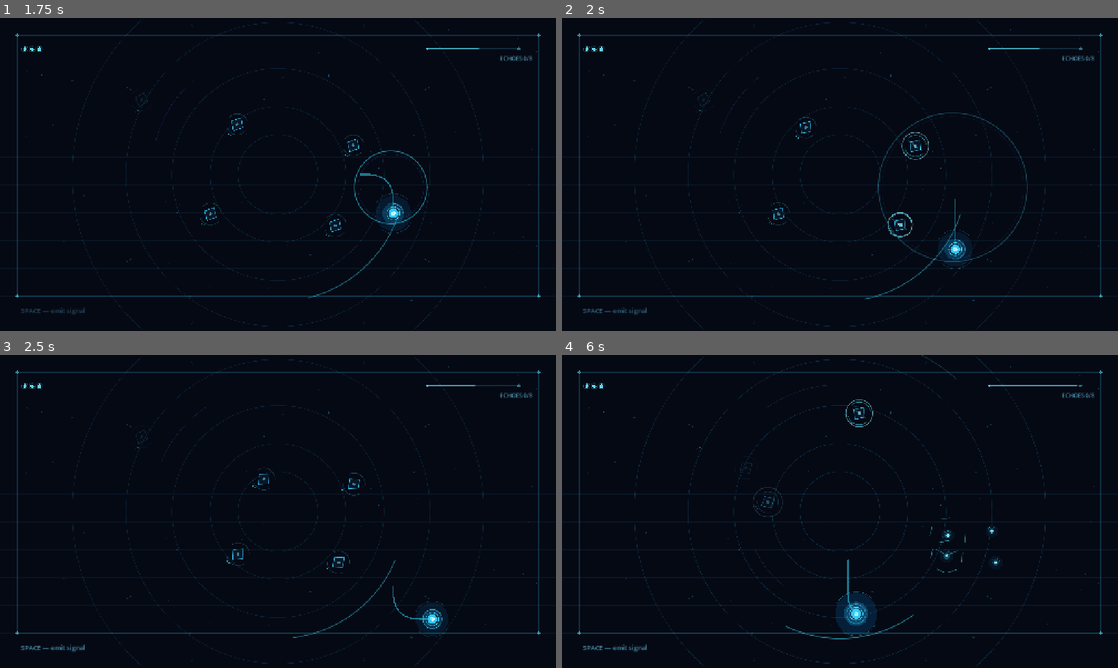
Above: before the commit, frames 1-4 (two rows, left to right).
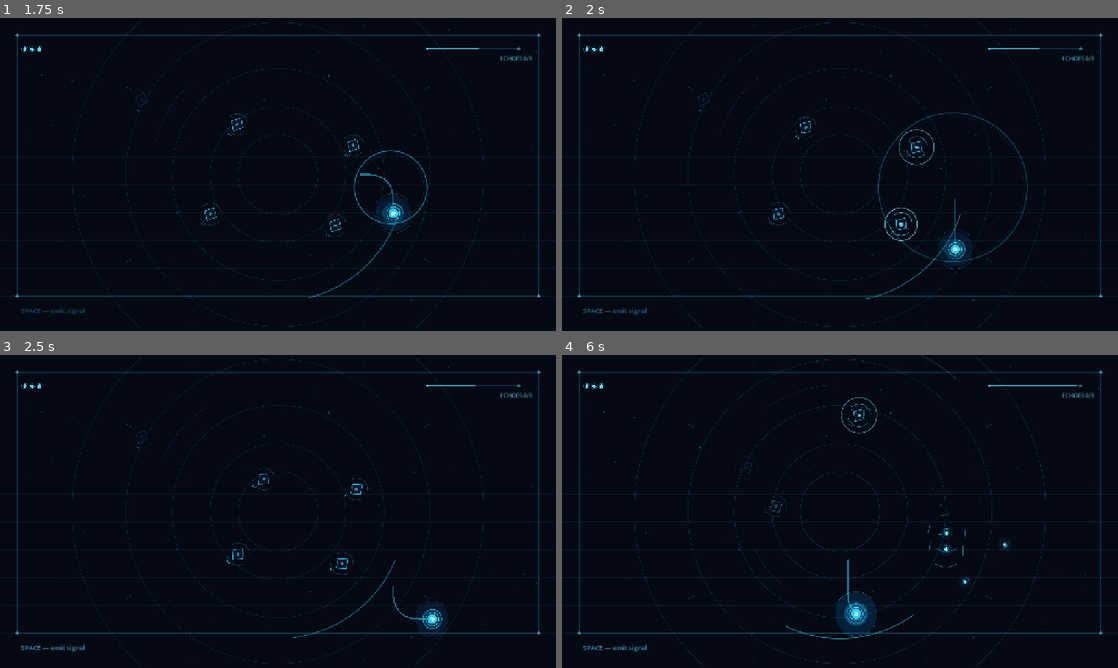
Above: after the commit, the same moments.

Repository: Gustavo-Wallace/hollow-signal
Game: Godot game, scene res://scenes/main.tscn
Same seed, same stepped clock (60 frames per second), same inputs: the game is played once before the commit and once after it.
Inputs:
- Up to frame 1 (1.75 s): tap Enter (ui_accept) at 0.5, 0.6, 0.77, 1.07, 1.52, 1.55 s; hold D (move_right) 0.53-1.28 s; hold S (move_down) from 1.28 s (still down); tap R at 1.35 s
- Up to frame 2 (2 s): keep holding S (move_down); tap Enter (ui_accept) at 1.82 s
- Up to frame 3 (2.5 s): release S (move_down) at 2.03 s; hold D (move_right) from 2.03 s (still down); tap Enter (ui_accept) at 2.1 s
- Up to frame 4 (6 s): release D (move_right) at 2.78 s; hold W (move_up) 2.78-3.53 s; tap R at 2.85, 4.35, 5.85 s; tap Enter (ui_accept) at 3.02, 3.05, 3.32, 3.6, 3.77, 4.07, 4.52, 4.55, 4.82, 5.1 s; hold A (move_left) 3.53-5.03 s; hold S (move_down) 5.03-5.78 s; hold D (move_right) from 5.78 s (still down)

Frame 1 is identical in both runs. In frame 2, 0.4% of the frame differs, in the area x 58-67%, y 35-72%; in frame 3, 0.2%; in frame 4, 0.5%, in the area x 34-81%, y 13-74%.

Commit message:
break stationary pulse defense

Diff:
--- a/project.godot
+++ b/project.godot
@@ -11,9 +11,9 @@
 [application]
 
 config/name="Hollow Signal"
+run/main_scene="res://scenes/main.tscn"
 config/features=PackedStringArray("4.7", "Forward Plus")
 config/icon="res://icon.svg"
-run/main_scene="res://scenes/main.tscn"
 
 [display]
 
@@ -22,25 +22,32 @@
 window/size/window_width_override=1280
 window/size/window_height_override=720
 window/stretch/mode="canvas_items"
-window/stretch/aspect="keep"
 
 [input]
 
 move_up={
 "deadzone": 0.5,
-"events": [Object(InputEventKey,"physical_keycode":87), Object(InputEventKey,"physical_keycode":4194320)]
+"events": [Object(InputEventKey,"resource_local_to_scene":false,"resource_name":"","device":16,"window_id":0,"alt_pressed":false,"shift_pressed":false,"ctrl_pressed":false,"meta_pressed":false,"pressed":false,"keycode":0,"physical_keycode":87,"key_label":0,"unicode":0,"location":0,"echo":false,"script":null)
+, Object(InputEventKey,"resource_local_to_scene":false,"resource_name":"","device":16,"window_id":0,"alt_pressed":false,"shift_pressed":false,"ctrl_pressed":false,"meta_pressed":false,"pressed":false,"keycode":0,"physical_keycode":4194320,"key_label":0,"unicode":0,"location":0,"echo":false,"script":null)
+]
 }
 move_down={
 "deadzone": 0.5,
-"events": [Object(InputEventKey,"physical_keycode":83), Object(InputEventKey,"physical_keycode":4194322)]
+"events": [Object(InputEventKey,"resource_local_to_scene":false,"resource_name":"","device":16,"window_id":0,"alt_pressed":false,"shift_pressed":false,"ctrl_pressed":false,"meta_pressed":false,"pressed":false,"keycode":0,"physical_keycode":83,"key_label":0,"unicode":0,"location":0,"echo":false,"script":null)
+, Object(InputEventKey,"resource_local_to_scene":false,"resource_name":"","device":16,"window_id":0,"alt_pressed":false,"shift_pressed":false,"ctrl_pressed":false,"meta_pressed":false,"pressed":false,"keycode":0,"physical_keycode":4194322,"key_label":0,"unicode":0,"location":0,"echo":false,"script":null)
+]
 }
 move_left={
 "deadzone": 0.5,
-"events": [Object(InputEventKey,"physical_keycode":65), Object(InputEventKey,"physical_keycode":4194319)]
+"events": [Object(InputEventKey,"resource_local_to_scene":false,"resource_name":"","device":16,"window_id":0,"alt_pressed":false,"shift_pressed":false,"ctrl_pressed":false,"meta_pressed":false,"pressed":false,"keycode":0,"physical_keycode":65,"key_label":0,"unicode":0,"location":0,"echo":false,"script":null)
+, Object(InputEventKey,"resource_local_to_scene":false,"resource_name":"","device":16,"window_id":0,"alt_pressed":false,"shift_pressed":false,"ctrl_pressed":false,"meta_pressed":false,"pressed":false,"keycode":0,"physical_keycode":4194319,"key_label":0,"unicode":0,"location":0,"echo":false,"script":null)
+]
 }
 move_right={
 "deadzone": 0.5,
-"events": [Object(InputEventKey,"physical_keycode":68), Object(InputEventKey,"physical_keycode":4194321)]
+"events": [Object(InputEventKey,"resource_local_to_scene":false,"resource_name":"","device":16,"window_id":0,"alt_pressed":false,"shift_pressed":false,"ctrl_pressed":false,"meta_pressed":false,"pressed":false,"keycode":0,"physical_keycode":68,"key_label":0,"unicode":0,"location":0,"echo":false,"script":null)
+, Object(InputEventKey,"resource_local_to_scene":false,"resource_name":"","device":16,"window_id":0,"alt_pressed":false,"shift_pressed":false,"ctrl_pressed":false,"meta_pressed":false,"pressed":false,"keycode":0,"physical_keycode":4194321,"key_label":0,"unicode":0,"location":0,"echo":false,"script":null)
+]
 }
 
 [physics]
--- a/scenes/main.tscn
+++ b/scenes/main.tscn
@@ -1,41 +1,21 @@
-[gd_scene load_steps=5 format=3]
+[gd_scene format=3 uid="uid://f5tad66xctaw"]
 
-[ext_resource type="Script" path="res://scripts/arena.gd" id="1_arena"]
-[ext_resource type="Script" path="res://scripts/player.gd" id="2_player"]
-[ext_resource type="Script" path="res://scripts/echo_wraith.gd" id="3_wraith"]
-[ext_resource type="Script" path="res://scripts/hud.gd" id="4_hud"]
+[ext_resource type="Script" uid="uid://jat360p57pet" path="res://scripts/arena.gd" id="1_arena"]
+[ext_resource type="Script" uid="uid://c27gv1nhk7hfe" path="res://scripts/player.gd" id="2_player"]
+[ext_resource type="Script" uid="uid://c2fcurf0sixrp" path="res://scripts/echo_wraith.gd" id="3_wraith"]
+[ext_resource type="Script" uid="uid://d4c3m53fny5ho" path="res://scripts/hud.gd" id="4_hud"]
 
-[node name="HollowSignal" type="Node2D"]
+[node name="HollowSignal" type="Node2D" unique_id=1353385711]
 script = ExtResource("1_arena")
 
-[node name="ArenaCamera" type="Camera2D" parent="."]
+[node name="ArenaCamera" type="Camera2D" parent="." unique_id=1833794020]
 position = Vector2(640, 360)
 
-[node name="Player" type="Node2D" parent="."]
+[node name="Player" type="Node2D" parent="." unique_id=1932255778]
 position = Vector2(640, 360)
 script = ExtResource("2_player")
 
-[node name="EchoWraithA" type="Node2D" parent="."]
-position = Vector2(530, 235)
-script = ExtResource("3_wraith")
-
-[node name="EchoWraithB" type="Node2D" parent="."]
-position = Vector2(822, 280)
-script = ExtResource("3_wraith")
-
-[node name="EchoWraithC" type="Node2D" parent="."]
-position = Vector2(772, 492)
-script = ExtResource("3_wraith")
-
-[node name="EchoWraithD" type="Node2D" parent="."]
-position = Vector2(465, 458)
-script = ExtResource("3_wraith")
-
-[node name="EchoWraithE" type="Node2D" parent="."]
-position = Vector2(326, 188)
-script = ExtResource("3_wraith")
-
-[node name="Trail" type="Line2D" parent="Player"]
+[node name="Trail" type="Line2D" parent="Player" unique_id=433068733]
 top_level = true
 width = 3.0
 default_color = Color(0.2, 0.86, 1, 0.32)
@@ -43,12 +23,32 @@
 end_cap_mode = 2
 antialiased = true
 
-[node name="Interface" type="CanvasLayer" parent="."]
+[node name="EchoWraithA" type="Node2D" parent="." unique_id=177810161]
+position = Vector2(530, 235)
+script = ExtResource("3_wraith")
 
-[node name="Hud" type="Node2D" parent="Interface"]
+[node name="EchoWraithB" type="Node2D" parent="." unique_id=1087656890]
+position = Vector2(822, 280)
+script = ExtResource("3_wraith")
+
+[node name="EchoWraithC" type="Node2D" parent="." unique_id=2019259549]
+position = Vector2(772, 492)
+script = ExtResource("3_wraith")
+
+[node name="EchoWraithD" type="Node2D" parent="." unique_id=1927646632]
+position = Vector2(465, 458)
+script = ExtResource("3_wraith")
+
+[node name="EchoWraithE" type="Node2D" parent="." unique_id=1640493851]
+position = Vector2(326, 188)
+script = ExtResource("3_wraith")
+
+[node name="Interface" type="CanvasLayer" parent="." unique_id=1408991666]
+
+[node name="Hud" type="Node2D" parent="Interface" unique_id=293533059]
 script = ExtResource("4_hud")
 
-[node name="SignalHint" type="Label" parent="Interface"]
+[node name="SignalHint" type="Label" parent="Interface" unique_id=63173352]
 offset_left = 48.0
 offset_top = 662.0
 offset_right = 330.0
@@ -60,7 +60,7 @@
 theme_override_font_sizes/font_size = 15
 text = "SPACE — emit signal"
 
-[node name="EchoCounter" type="Label" parent="Interface"]
+[node name="EchoCounter" type="Label" parent="Interface" unique_id=622364376]
 offset_left = 984.0
 offset_top = 84.0
 offset_right = 1225.0
@@ -70,7 +70,17 @@
 text = "ECHOES 0/8"
 horizontal_alignment = 2
 
-[node name="GameOver" type="Control" parent="Interface"]
+[node name="TraceLock" type="Label" parent="Interface" unique_id=863802532]
+visible = false
+offset_top = 112.0
+offset_right = 1280.0
+offset_bottom = 136.0
+theme_override_colors/font_color = Color(0.48, 0.87, 1, 0.72)
+theme_override_font_sizes/font_size = 13
+text = "TRACE LOCK"
+horizontal_alignment = 1
+
+[node name="GameOver" type="Control" parent="Interface" unique_id=122623286]
 visible = false
 layout_mode = 3
 anchors_preset = 0
@@ -78,7 +88,7 @@
 offset_bottom = 720.0
 mouse_filter = 2
 
-[node name="Title" type="Label" parent="Interface/GameOver"]
+[node name="Title" type="Label" parent="Interface/GameOver" unique_id=1184616156]
 layout_mode = 0
 offset_top = 290.0
 offset_right = 1280.0
@@ -91,7 +101,7 @@
 text = "SIGNAL LOST"
 horizontal_alignment = 1
 
-[node name="RestartHint" type="Label" parent="Interface/GameOver"]
+[node name="RestartHint" type="Label" parent="Interface/GameOver" unique_id=1005368929]
 layout_mode = 0
 offset_top = 343.0
 offset_right = 1280.0
--- a/scripts/arena.gd
+++ b/scripts/arena.gd
@@ -18,6 +18,9 @@
 var echoes_collected := 0
 var spawn_timer := 3.2
 var elapsed_time := 0.0
+var trace_lock := false
+var trace_position := Vector2.ZERO
+var trace_dash_timer := 0.0
 @onready var arena_camera: Camera2D = $ArenaCamera
 
 
@@ -34,6 +37,7 @@
 	if run_state == RunState.PLAYING:
 		elapsed_time += delta
 		_update_threat_spawner(delta)
+		_update_trace_lock(delta)
 	_update_camera_shake(delta)
 	_update_final_echo_pulse()
 	queue_redraw()
@@ -65,10 +69,53 @@
 	return is_playing() and ECHO_TARGET - echoes_collected <= 2
 
 
+func activate_trace_lock(origin: Vector2) -> void:
+	if not is_playing() or trace_lock:
+		return
+	trace_lock = true
+	trace_position = origin
+	trace_dash_timer = 0.38
+	$Interface/TraceLock.visible = true
+
+
+func clear_trace_lock() -> void:
+	trace_lock = false
+	trace_dash_timer = 0.0
+	$Interface/TraceLock.visible = false
+
+
+func _update_trace_lock(delta: float) -> void:
+	if not trace_lock:
+		return
+	var player := get_tree().get_first_node_in_group("signal_player") as Node2D
+	if player:
+		trace_position = player.global_position
+	trace_dash_timer -= delta
+	if trace_dash_timer <= 0.0:
+		_request_trace_dashes()
+		trace_dash_timer = 1.7
+
+
+func _request_trace_dashes() -> void:
+	var player := get_tree().get_first_node_in_group("signal_player") as Node2D
+	if player == null:
+		return
+	var candidates := get_tree().get_nodes_in_group("echo_wraith")
+	candidates.shuffle()
+	var started := 0
+	for wraith in candidates:
+		if wraith is Node2D and wraith.global_position.distance_to(player.global_position) >= 125.0 and wraith.has_method("begin_trace_dash"):
+			wraith.call("begin_trace_dash", player.global_position)
+			started += 1
+			if started >= 2:
+				break
+
+
 func player_destroyed() -> void:
 	if run_state != RunState.PLAYING:
 		return
 	run_state = RunState.LOST
+	clear_trace_lock()
 	$Interface/GameOver/Title.text = "SIGNAL LOST"
 	$Interface/GameOver/RestartHint.text = "Press R to restart"
 	$Interface/GameOver.visible = true
@@ -102,6 +149,7 @@
 
 func _stabilize_core() -> void:
 	run_state = RunState.STABILIZED
+	clear_trace_lock()
 	$Interface/GameOver/Title.text = "CORE STABILIZED"
 	$Interface/GameOver/RestartHint.text = "Press R to run again"
 	$Interface/GameOver.visible = true
@@ -201,7 +249,18 @@
 	_draw_grid()
 	_draw_machine_rings()
 	_draw_stars()
+	_draw_trace_lock()
 	_draw_frame()
+
+
+func _draw_trace_lock() -> void:
+	if not trace_lock:
+		return
+	var pulse := 0.55 + sin(drift * 5.0) * 0.2
+	draw_arc(trace_position, 46.0 + pulse * 10.0, 0.0, TAU, 48, Color(0.36, 0.9, 1.0, pulse * 0.4), 1.0, true)
+	for angle in [0.0, TAU / 3.0, TAU * 2.0 / 3.0]:
+		var direction := Vector2.RIGHT.rotated(angle + drift * 0.22)
+		draw_line(trace_position + direction * 118.0, trace_position + direction * 60.0, Color(0.36, 0.9, 1.0, pulse * 0.48), 1.2, true)
 
 
 func _draw_grid() -> void:
--- a/scripts/echo_shard.gd
+++ b/scripts/echo_shard.gd
@@ -2,10 +2,13 @@
 
 const COLLECTION_RADIUS := 28.0
 const COLLECTION_DURATION := 0.38
+const LIFETIME := 13.0
+const INSTABILITY_DURATION := 3.0
 
 var phase := 0.0
 var collected := false
 var collection_time := 0.0
+var lifetime := 0.0
 
 
 func _ready() -> void:
@@ -21,6 +24,10 @@
 		queue_redraw()
 		if collection_time >= COLLECTION_DURATION:
 			queue_free()
+		return
+	lifetime += delta
+	if lifetime >= LIFETIME:
+		queue_free()
 		return
 	phase += delta * 2.2
 	var player := get_tree().get_first_node_in_group("signal_player") as Node2D
@@ -43,11 +50,14 @@
 		return
 	var bob := sin(phase) * 2.0
 	var pulse := 0.7 + sin(phase * 1.7) * 0.3
-	draw_circle(Vector2(0, bob), 13.0 + pulse * 3.0, Color(0.12, 0.72, 1.0, 0.065))
-	draw_circle(Vector2(0, bob), 6.0 + pulse * 1.2, Color(0.25, 0.85, 1.0, 0.22))
+	var instability := clampf((lifetime - (LIFETIME - INSTABILITY_DURATION)) / INSTABILITY_DURATION, 0.0, 1.0)
+	var flicker := 1.0 if instability <= 0.0 else 0.38 + absf(sin(Time.get_ticks_msec() * 0.018)) * 0.62
+	var alpha := (1.0 - instability * 0.5) * flicker
+	draw_circle(Vector2(0, bob), 13.0 + pulse * 3.0, Color(0.12, 0.72, 1.0, 0.065 * alpha))
+	draw_circle(Vector2(0, bob), 6.0 + pulse * 1.2, Color(0.25, 0.85, 1.0, 0.22 * alpha))
 	var diamond := PackedVector2Array([Vector2(0, bob - 5), Vector2(4, bob), Vector2(0, bob + 5), Vector2(-4, bob)])
-	draw_colored_polygon(diamond, Color(0.55, 0.96, 1.0, 0.94))
-	draw_arc(Vector2(0, bob), 10.0, phase, phase + 1.65, 18, Color(0.34, 0.9, 1.0, 0.48), 1.0, true)
+	draw_colored_polygon(diamond, Color(0.55, 0.96, 1.0, 0.94 * alpha))
+	draw_arc(Vector2(0, bob), 10.0, phase, phase + 1.65, 18, Color(0.34, 0.9, 1.0, 0.48 * alpha), 1.0, true)
 
 
 func _draw_collection_echo() -> void:
--- a/scripts/echo_wraith.gd
+++ b/scripts/echo_wraith.gd
@@ -6,7 +6,14 @@
 const ALERT_DURATION := 2.0
 const DEATH_DURATION := 0.52
 const STAGGER_DURATION := 0.4
+const RESISTANCE_HOLD := 1.35
+const DASH_CHARGE_DURATION := 0.34
+const DASH_DURATION := 0.52
+const DASH_RECOVERY_DURATION := 0.38
+const DASH_SPEED := 485.0
 const ARENA_BOUNDS := Rect2(64.0, 64.0, 1152.0, 552.0)
+
+enum DashState { NONE, CHARGING, DASHING, RECOVERING }
 
 var health := 3
 var velocity := Vector2.ZERO
@@ -21,6 +28,12 @@
 var emergence := 1.0
 var stagger_time := 0.0
 var stagger_flash := 0.0
+var stagger_brake := 0.0
+var pulse_resistance := 0.0
+var resistance_hold := 0.0
+var dash_state := DashState.NONE
+var dash_timer := 0.0
+var dash_direction := Vector2.RIGHT
 
 
 func _ready() -> void:
@@ -43,6 +56,9 @@
 	flash_amount = maxf(0.0, flash_amount - delta * 3.8)
 	stagger_time = maxf(0.0, stagger_time - delta)
 	stagger_flash = maxf(0.0, stagger_flash - delta * 2.7)
+	resistance_hold = maxf(0.0, resistance_hold - delta)
+	if resistance_hold <= 0.0:
+		pulse_resistance = move_toward(pulse_resistance, 0.0, delta * 0.8)
 	emergence = move_toward(emergence, 1.0, delta * 2.2)
 	var target_reveal := 1.0 if reveal_time > 0.0 else 0.08
 	reveal_amount = move_toward(reveal_amount, target_reveal, delta * 1.45)
@@ -56,8 +72,11 @@
 	if player and player.has_method("get_exposure"):
 		player_exposure = float(player.call("get_exposure"))
 	var progress_pressure: float = float(get_parent().get_progress_ratio())
+	if _process_trace_dash(delta):
+		_try_damage_player(player)
+		return
 	if stagger_time > 0.0:
-		velocity = velocity.move_toward(Vector2.ZERO, delta * 520.0)
+		velocity = velocity.move_toward(Vector2.ZERO, delta * 520.0 * stagger_brake)
 	else:
 		var has_target := false
 		if player:
@@ -73,8 +92,36 @@
 			velocity = velocity.move_toward(Vector2.ZERO, delta * 52.0)
 	global_position += velocity * delta
 	global_position = global_position.clamp(ARENA_BOUNDS.position, ARENA_BOUNDS.end)
+	_try_damage_player(player)
+
+
+func _try_damage_player(player: Node2D) -> void:
 	if player and global_position.distance_to(player.global_position) <= 27.0:
 		player.call("take_damage", global_position)
+
+
+func _process_trace_dash(delta: float) -> bool:
+	if dash_state == DashState.NONE:
+		return false
+	dash_timer -= delta
+	if dash_state == DashState.CHARGING:
+		velocity = velocity.move_toward(Vector2.ZERO, delta * 760.0)
+		if dash_timer <= 0.0:
+			dash_state = DashState.DASHING
+			dash_timer = DASH_DURATION
+			velocity = dash_direction * DASH_SPEED
+	elif dash_state == DashState.DASHING:
+		velocity = velocity.move_toward(dash_direction * DASH_SPEED, delta * 920.0)
+		if dash_timer <= 0.0:
+			dash_state = DashState.RECOVERING
+			dash_timer = DASH_RECOVERY_DURATION
+	elif dash_state == DashState.RECOVERING:
+		velocity = velocity.move_toward(Vector2.ZERO, delta * 190.0)
+		if dash_timer <= 0.0:
+			dash_state = DashState.NONE
+	global_position += velocity * delta
+	global_position = global_position.clamp(ARENA_BOUNDS.position, ARENA_BOUNDS.end)
+	return true
 
 
 func receive_signal_pulse(origin: Vector2, force: float, damage: int) -> void:
@@ -88,12 +135,23 @@
 	var player_exposure := float(player.call("get_exposure")) if player else 0.0
 	var progress_pressure: float = float(get_parent().get_progress_ratio())
 	var panic_bonus := 0.75 if get_parent().is_machine_panic() else 0.0
+	var exposure_control := 1.0
+	if player_exposure >= 0.67:
+		exposure_control = 0.45
+	elif player_exposure >= 0.34:
+		exposure_control = 0.72
+	var resistance_control := maxf(0.18, 1.0 - pulse_resistance * 0.74)
+	var dash_control := 0.14 if dash_state == DashState.DASHING else 1.0
+	var control_factor := exposure_control * resistance_control * dash_control
 	reveal_time = maxf(reveal_time, REVEAL_DURATION + player_exposure * 0.8)
 	alert_time = maxf(alert_time, lerpf(ALERT_DURATION, 4.1, player_exposure) + progress_pressure * 0.65 + panic_bonus)
 	flash_amount = 1.0
-	stagger_time = STAGGER_DURATION
+	stagger_time = maxf(stagger_time, STAGGER_DURATION * control_factor)
 	stagger_flash = 1.0
-	velocity = velocity * 0.28 + push_direction * force
+	stagger_brake = control_factor
+	velocity = velocity * lerpf(0.82, 0.28, control_factor) + push_direction * force * control_factor
+	pulse_resistance = minf(1.0, pulse_resistance + 0.45)
+	resistance_hold = RESISTANCE_HOLD
 	health -= damage
 	if health <= 0:
 		_begin_death()
@@ -103,6 +161,19 @@
 func begin_emergence() -> void:
 	emergence = 0.0
 	reveal_amount = 0.02
+	queue_redraw()
+
+
+func begin_trace_dash(target: Vector2) -> void:
+	if dying or dash_state != DashState.NONE or global_position.distance_to(target) < 125.0:
+		return
+	dash_direction = global_position.direction_to(target)
+	if dash_direction == Vector2.ZERO:
+		return
+	dash_state = DashState.CHARGING
+	dash_timer = DASH_CHARGE_DURATION
+	flash_amount = 1.0
+	reveal_time = maxf(reveal_time, 1.1)
 	queue_redraw()
 
 
@@ -153,6 +224,14 @@
 		var stagger_alpha := stagger_flash * alpha
 		draw_arc(Vector2.ZERO, 25.0 + stagger_progress * 18.0, 0.0, TAU, 36, Color(0.58, 0.96, 1.0, stagger_alpha), 1.6, true)
 		draw_line(Vector2(-21.0, 0), Vector2(21.0, 0), Color(0.55, 0.94, 1.0, stagger_alpha * 0.62), 1.0, true)
+	if dash_state == DashState.CHARGING:
+		var local_dash := Vector2.RIGHT.rotated(dash_direction.angle() - global_rotation)
+		var charge_pulse := 0.45 + sin(Time.get_ticks_msec() * 0.02) * 0.25
+		draw_line(Vector2.ZERO, local_dash * 62.0, Color(0.6, 0.96, 1.0, alpha * charge_pulse), 2.0, true)
+		draw_arc(Vector2.ZERO, 20.0 + charge_pulse * 8.0, 0.0, TAU, 32, Color(0.58, 0.95, 1.0, alpha * charge_pulse), 1.4, true)
+	if dash_state == DashState.DASHING:
+		var local_trail := Vector2.RIGHT.rotated(dash_direction.angle() - global_rotation + PI)
+		draw_line(Vector2.ZERO, local_trail * 36.0, Color(0.45, 0.92, 1.0, alpha * 0.7), 2.0, true)
 	if emergence < 1.0:
 		draw_line(Vector2(0, -42.0 * (1.0 - emergence)), Vector2.ZERO, Color(0.25, 0.85, 1.0, (1.0 - emergence) * 0.55), 1.0, true)
 	if reveal_amount > 0.2:
--- a/scripts/player.gd
+++ b/scripts/player.gd
@@ -8,6 +8,8 @@
 const INVULNERABILITY_DURATION := 1.0
 const EXPOSURE_PER_PULSE := 0.31
 const EXPOSURE_DECAY := 0.05
+const TRACE_MOVE_THRESHOLD := 72.0
+const TRACE_WINDOW := 2.4
 const ARENA_BOUNDS := Rect2(62.0, 62.0, 1156.0, 556.0)
 
 var velocity := Vector2.ZERO
@@ -18,6 +20,10 @@
 var exposure := 0.0
 var damage_flash := 0.0
 var destroyed := false
+var trace_anchor := Vector2.ZERO
+var trace_time := 0.0
+var trace_pulses := 0
+var trace_locked := false
 @onready var trail: Line2D = $Trail
 @onready var signal_hint: Label = $"../Interface/SignalHint"
 
@@ -26,6 +32,7 @@
 	process_mode = Node.PROCESS_MODE_PAUSABLE
 	add_to_group("signal_player")
 	trail_points.append(global_position)
+	trace_anchor = global_position
 	queue_redraw()
 
 
@@ -44,6 +51,8 @@
 		get_parent().emit_pulse(global_position)
 		pulse_cooldown = PULSE_COOLDOWN
 		exposure = minf(1.0, exposure + EXPOSURE_PER_PULSE)
+		trace_pulses += 1
+	_update_stationary_trace(delta)
 	queue_redraw()
 
 
@@ -64,6 +73,24 @@
 		trail_points.remove_at(trail_points.size() - 1)
 	trail.points = trail_points
 	trail.default_color.a = 0.14 + minf(velocity.length() / MAX_SPEED, 1.0) * 0.28 + exposure * 0.18
+
+
+func _update_stationary_trace(delta: float) -> void:
+	if global_position.distance_to(trace_anchor) >= TRACE_MOVE_THRESHOLD:
+		trace_anchor = global_position
+		trace_time = 0.0
+		trace_pulses = 0
+		if trace_locked:
+			trace_locked = false
+			get_parent().clear_trace_lock()
+		return
+	trace_time += delta
+	if not trace_locked and trace_time >= TRACE_WINDOW and trace_pulses >= 3:
+		trace_locked = true
+		get_parent().activate_trace_lock(global_position)
+	if not trace_locked and trace_time >= TRACE_WINDOW + 0.8:
+		trace_time = 0.0
+		trace_pulses = 0
 
 
 func take_damage(source_position: Vector2) -> void:
